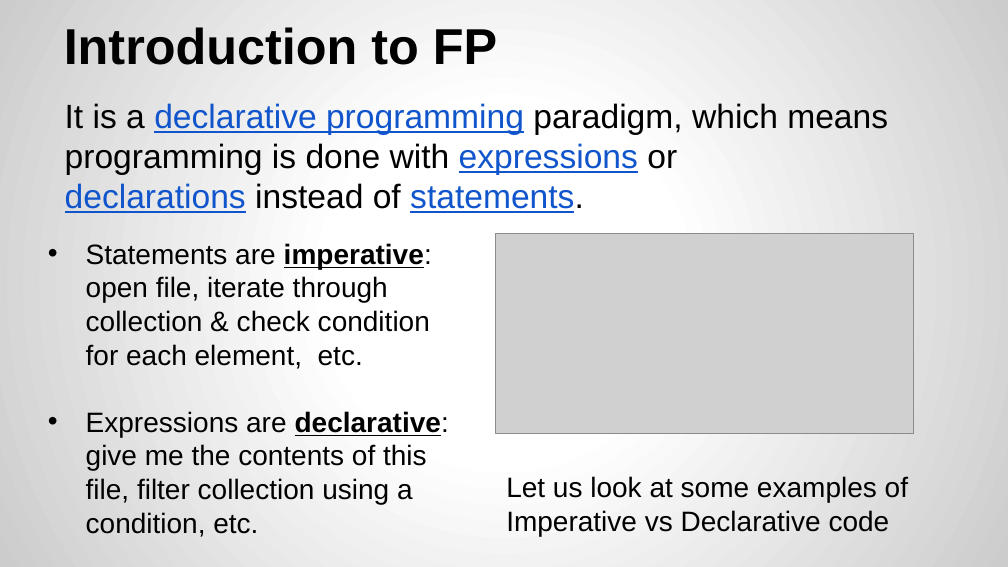
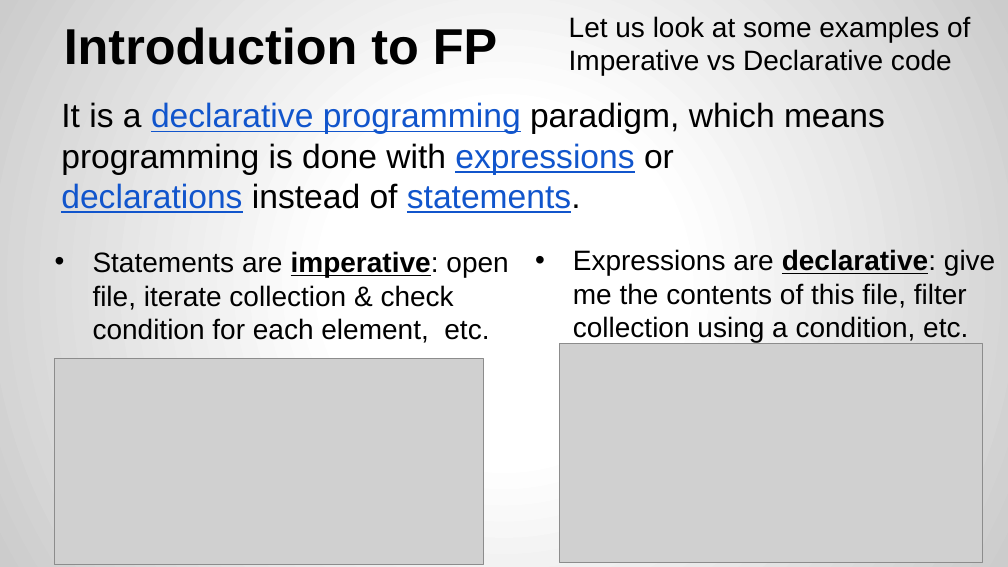
Before and after one commit to yogeshrnaik/presentations, a slide deck: slide 7 of Functional Programming with Java 8.pptx. Drawn at 1008x567 pixels with LibreOffice and Linux fonts; fonts in the diff are those of the drawing; grey boxes stand for pictures. Boxes give left, top, right and bottom in pixels: in the first picture for what was removed or moved away, otherwise in the second. Text is boxed around its words. In the diff, an @@ line names an element or a change of style, - is before the commit and + after.

Commit message:
added images

```diff
--- a/Functional Programming with Java 8.pptx
+++ b/Functional Programming with Java 8.pptx
@@ text "Let us look at some ...": place and size @@
-text "Let us look at some ..." at (506,476,908,536)
+text "Let us look at some ..." at (569,16,970,75)
@@ text "It is a declarative programming ...": place and size @@
-text "It is a declarative programming ..." at (65,103,888,213)
+text "It is a declarative programming ..." at (61,102,885,213)
@@ text at (93,251,508,343): text changed @@
-• Statements are imperative: open file, iterate through collection & check condition for each element, etc.
-• Expressions are declarative: give me the contents of this file, filter collection using a condition, etc.
+• Statements are imperative: open file, iterate collection & check condition for each element, etc.
@@ text added at (573,249,995,342), 20 pt, text #000000 @@
+• Expressions are declarative: give me the contents of this file, filter collection using a condition, etc.
@@ picture: place and size @@
-picture at (495,233,913,433)
+picture at (54,359,484,564)
@@ picture added at (559,344,983,562) @@
```
Also in this commit, not shown: 13 other slides changed, 2 slides added.
